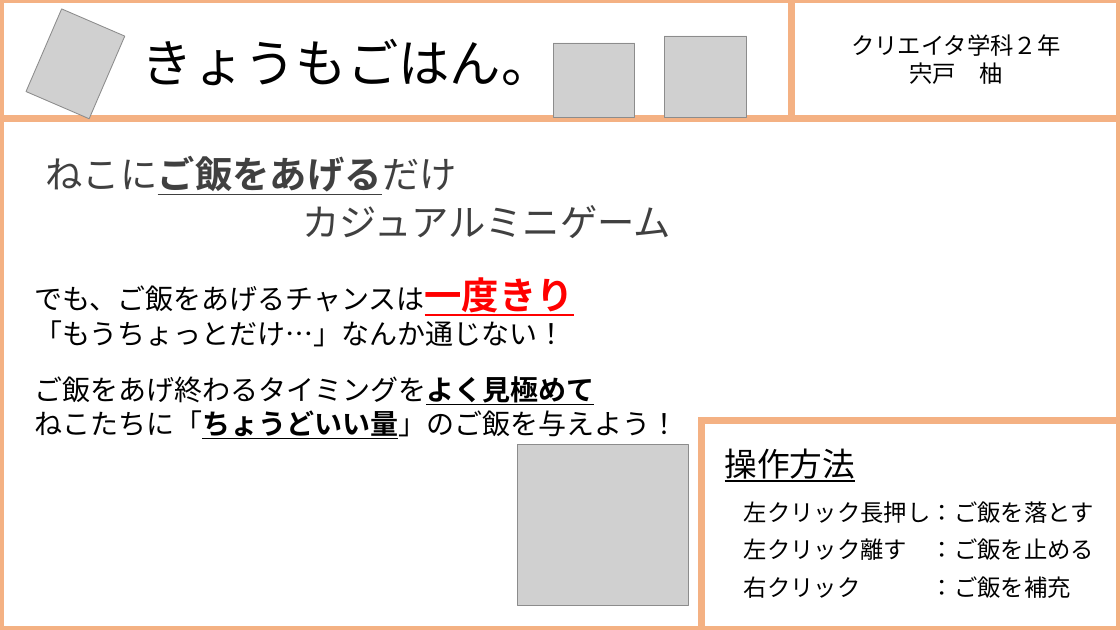
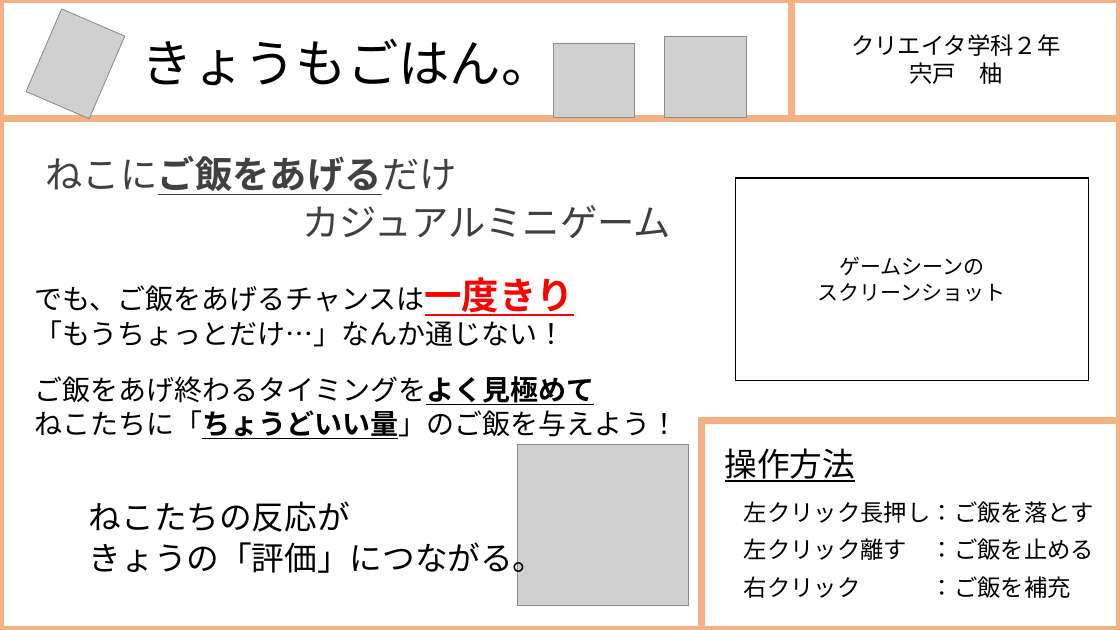
Before and after one commit to shishidoyuzu/_MeowMeal, a slide deck: slide 1 of きょうもごはん。.pptx. Drawn at 1120x630 pixels with LibreOffice and Linux fonts; fonts in the diff are those of the drawing; grey boxes stand for pictures. Boxes give left, top, right and bottom in pixels: in the first picture for what was removed or moved away, otherwise in the second. Text is boxed around its words. In the diff, an @@ line names an element or a change of style, - is before the commit and + after.

```diff
--- a/きょうもごはん。.pptx
+++ b/きょうもごはん。.pptx
@@ rectangle added at box(736, 178, 1089, 381), outline #000000 1 pt, 18 pt, text #000000 @@
+ゲームシーンの
+スクリーンショット
@@ text added at box(89, 501, 350, 532), 28 pt, text #000000 @@
+ねこたちの反応が
@@ text added at box(89, 537, 546, 579), 28 pt, text #000000 @@
+きょうの「評価」につながる。
```
Also in this commit, not shown: 1 other file.
